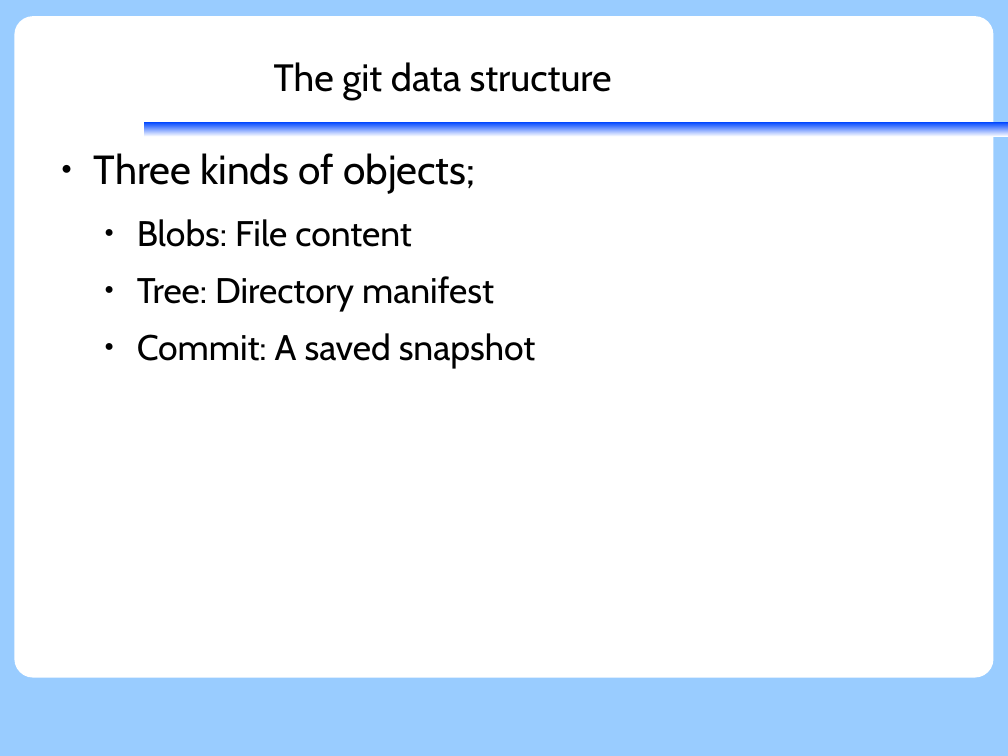
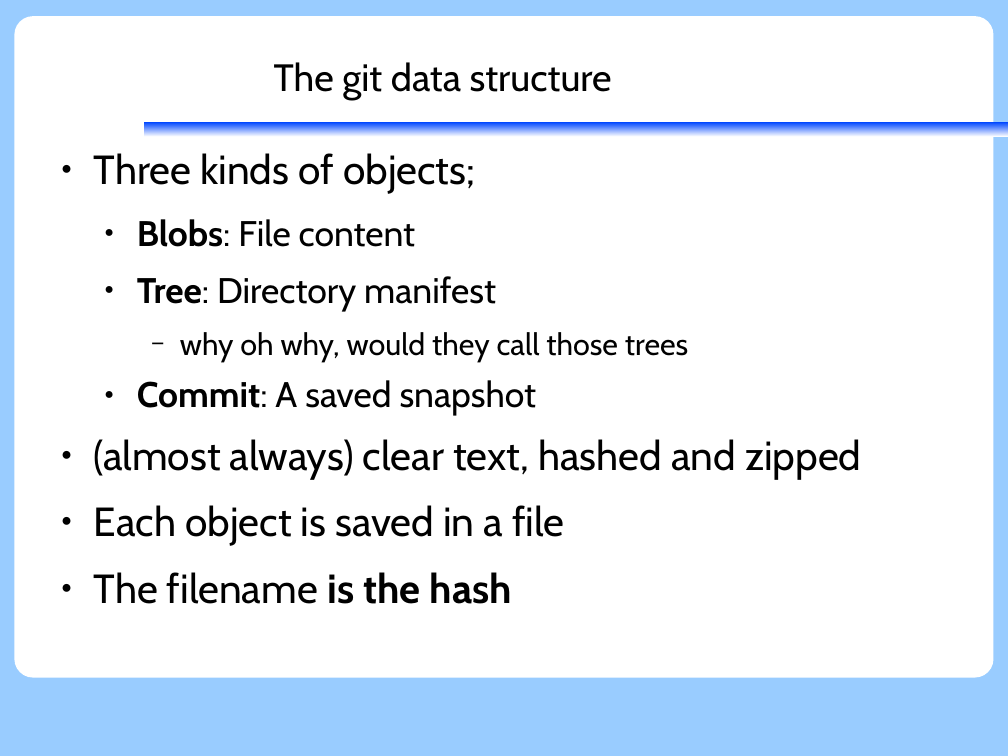
Before and after one commit to KennethNielsen/presentations, a slide deck: slide 18 of git/git.odp (slide 28 before the commit). Drawn at 1008x756 pixels with LibreOffice and Linux fonts; fonts in the diff are those of the drawing; background and template pictures are left out. Boxes give left, top, right and bottom in pixels: in the first picture for what was removed or moved away, otherwise in the second. Text is boxed around its words. In the diff, an @@ line names an element or a change of style, - is before the commit and + after.

```diff
--- a/git/git.odp
+++ b/git/git.odp
@@ text at (137, 219, 537, 416): bold on in "Blobs:", "Tree:", "Commit:" @@
@@ text at (180, 332, 688, 362): paragraph added @@
+    − why oh why, would they call those trees
@@ text at (94, 439, 861, 604): paragraphs added @@
+● (almost always) clear text, hashed and zipped
+● Each object is saved in a file
+● The filename is the hash
```
Also in this commit, not shown: 19 other slides changed, 18 slides added, 7 slides removed.
